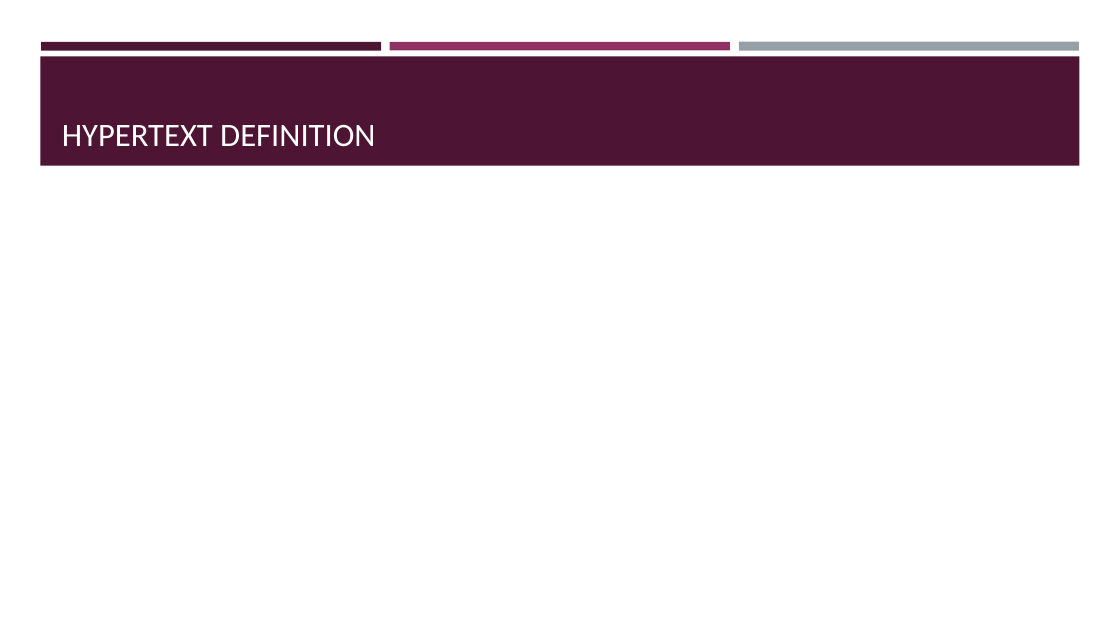
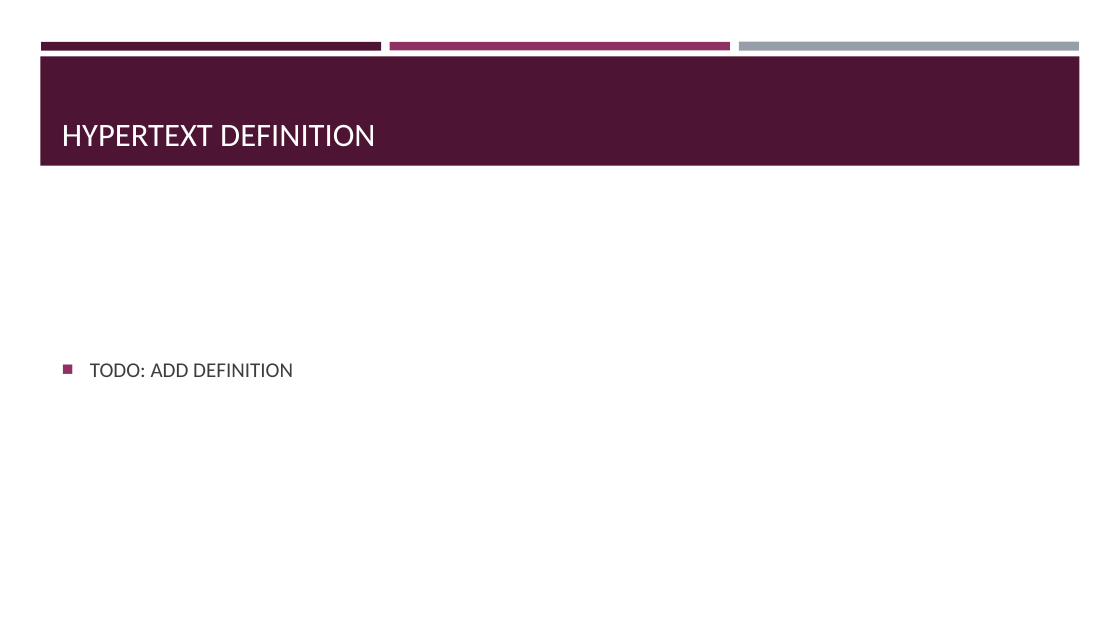
Before and after one commit to Ghost0396/iot, a slide deck: slide 5 of web_development/lecture.pptm. Drawn at 1120x630 pixels with LibreOffice and Linux fonts; fonts in the diff are those of the drawing. Boxes give left, top, right and bottom in pixels: in the first picture for what was removed or moved away, otherwise in the second. Text is boxed around its words. In the diff, an @@ line names an element or a change of style, - is before the commit and + after.

```diff
--- a/web_development/lecture.pptm
+++ b/web_development/lecture.pptm
@@ text added at (x1=90, y1=363, x2=293, y2=377), 18 pt, text #3D3D3D @@
+■ TODO: ADD DEFINITION
```
Also in this commit, not shown: 17 slides added, 34 other files.
